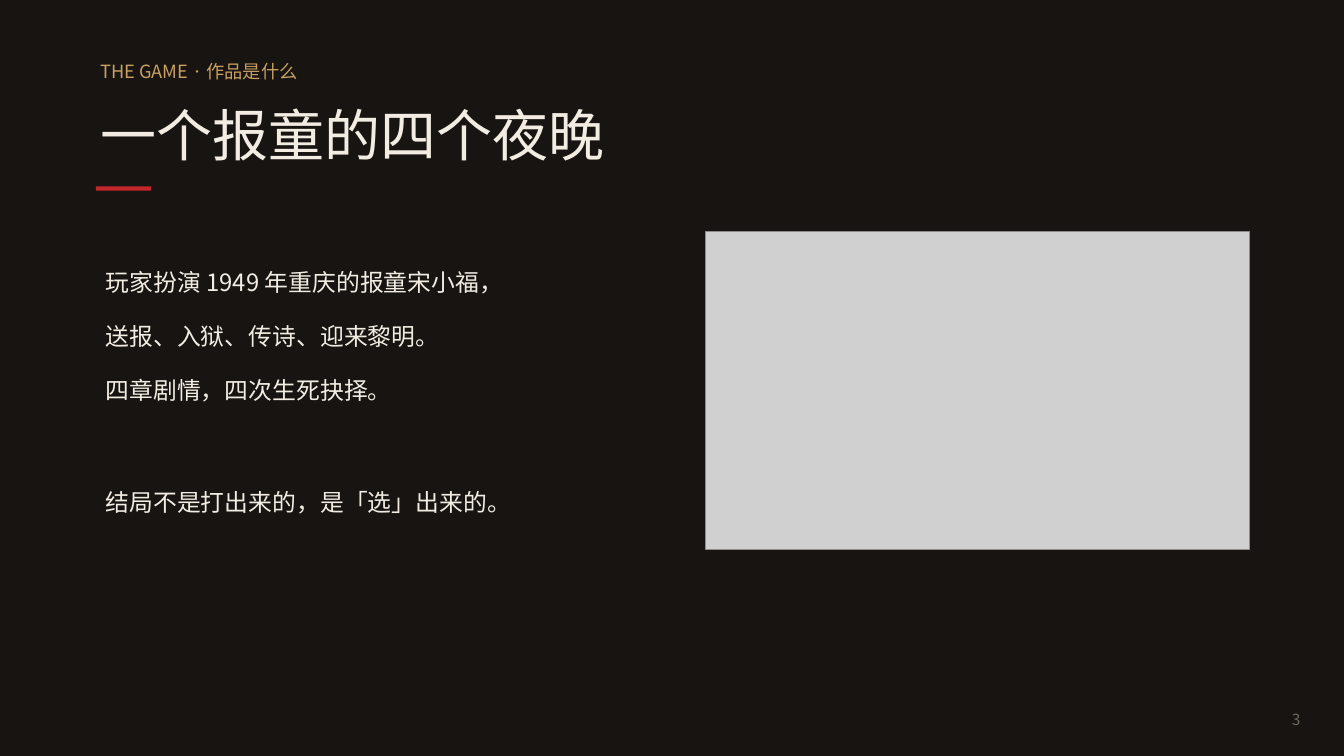
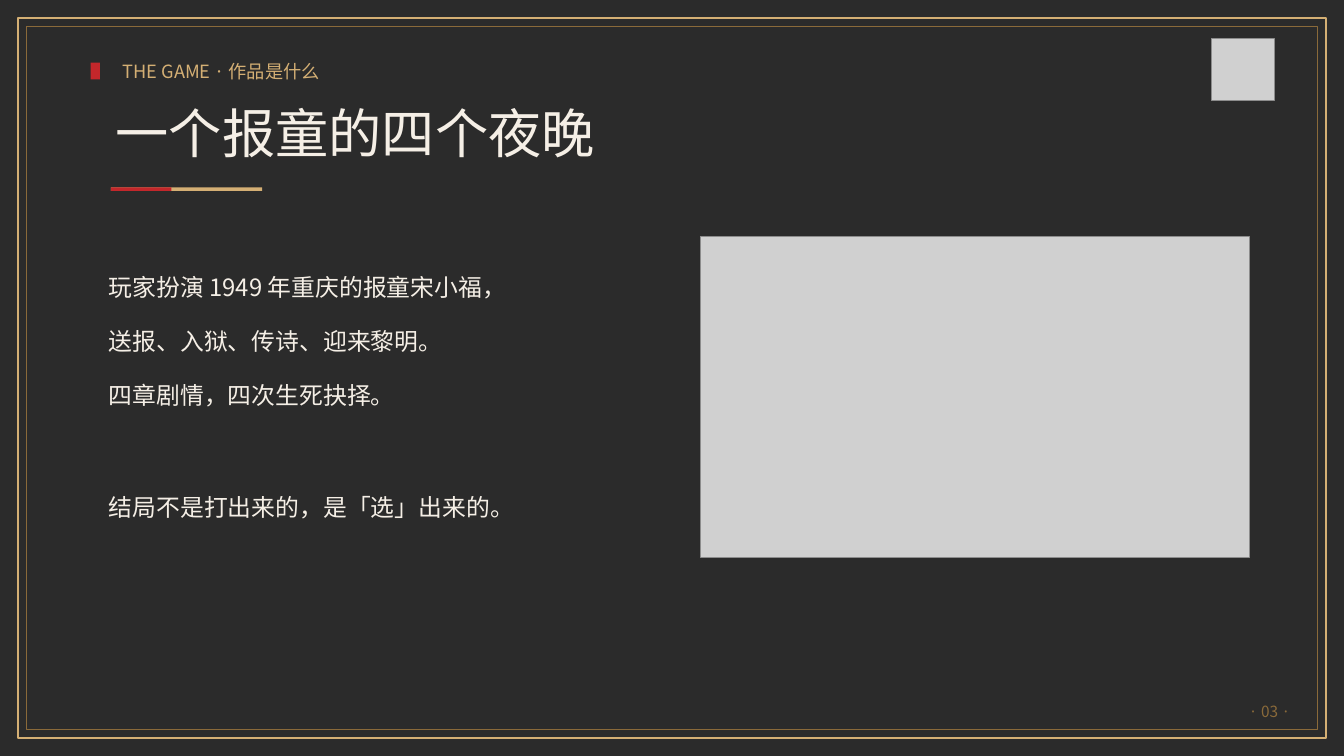
Before and after one commit to chenxingyu364/limingqianye, a slide deck: slide 3 of materials/defense-ppt.pptx. Drawn at 1344x756 pixels with LibreOffice and Linux fonts; fonts in the diff are those of the drawing; grey boxes stand for pictures; background and template pictures are left out; a plain dark background stands for a picture behind light text. Boxes give left, top, right and bottom in pixels: in the first picture for what was removed or moved away, otherwise in the second. Text is boxed around its words. In the diff, an @@ line names an element or a change of style, - is before the commit and + after.

```diff
--- a/materials/defense-ppt.pptx
+++ b/materials/defense-ppt.pptx
@@ background #FFFFFF to picture (left out) @@
@@ rectangle: place and size @@
-rectangle at (0, 0, 1344, 756)
+rectangle at (18, 18, 1326, 738)
@@ rectangle at (18, 18, 1326, 738): fill #171412 to none; outline none to #D4AF74 1.1 pt @@
@@ rectangle added at (26, 26, 1318, 730), outline #8A6A3A 0.5 pt @@
@@ text "THE GAME · 作品是什么": place and size @@
-text "THE GAME · 作品是什么" at (101, 63, 298, 80)
+text "THE GAME · 作品是什么" at (123, 63, 320, 80)
@@ text "THE GAME · 作品是什么" at (123, 63, 320, 80): text colour #C9A063 to #D4AF74 @@
@@ picture added at (1212, 38, 1274, 101) @@
@@ rectangle added at (91, 63, 100, 80), fill #C3272B @@
@@ text "一个报童的四个夜晚": place and size @@
-text "一个报童的四个夜晚" at (101, 108, 605, 161)
+text "一个报童的四个夜晚" at (116, 108, 595, 158)
@@ text "一个报童的四个夜晚" at (116, 108, 595, 158): size 40 to 38 pt, text colour #F2ECE3 to #F5EFE6 @@
@@ rectangle: place and size @@
-rectangle at (96, 187, 151, 191)
+rectangle at (111, 188, 171, 191)
@@ rectangle added at (111, 188, 262, 191), fill #D4AF74 @@
@@ picture: place and size @@
-picture at (706, 232, 1250, 549)
+picture at (701, 237, 1250, 558)
@@ text "玩家扮演 1949 年重庆的报童宋小福，" at (109, 276, 514, 518): text colour #F2ECE3 to #F5EFE6 @@
@@ text added at (1261, 705, 1278, 717), 11 pt, text #8A6A3A @@
+· 03 ·
@@ text removed at (1292, 714, 1301, 725) @@
-3
```
Also in this commit, not shown: 9 other slides changed.
